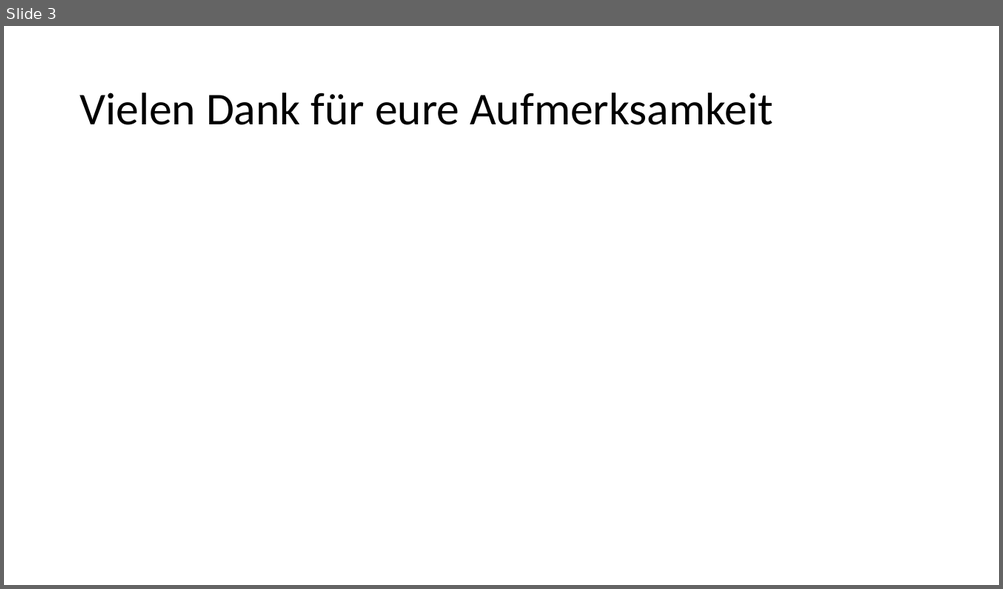
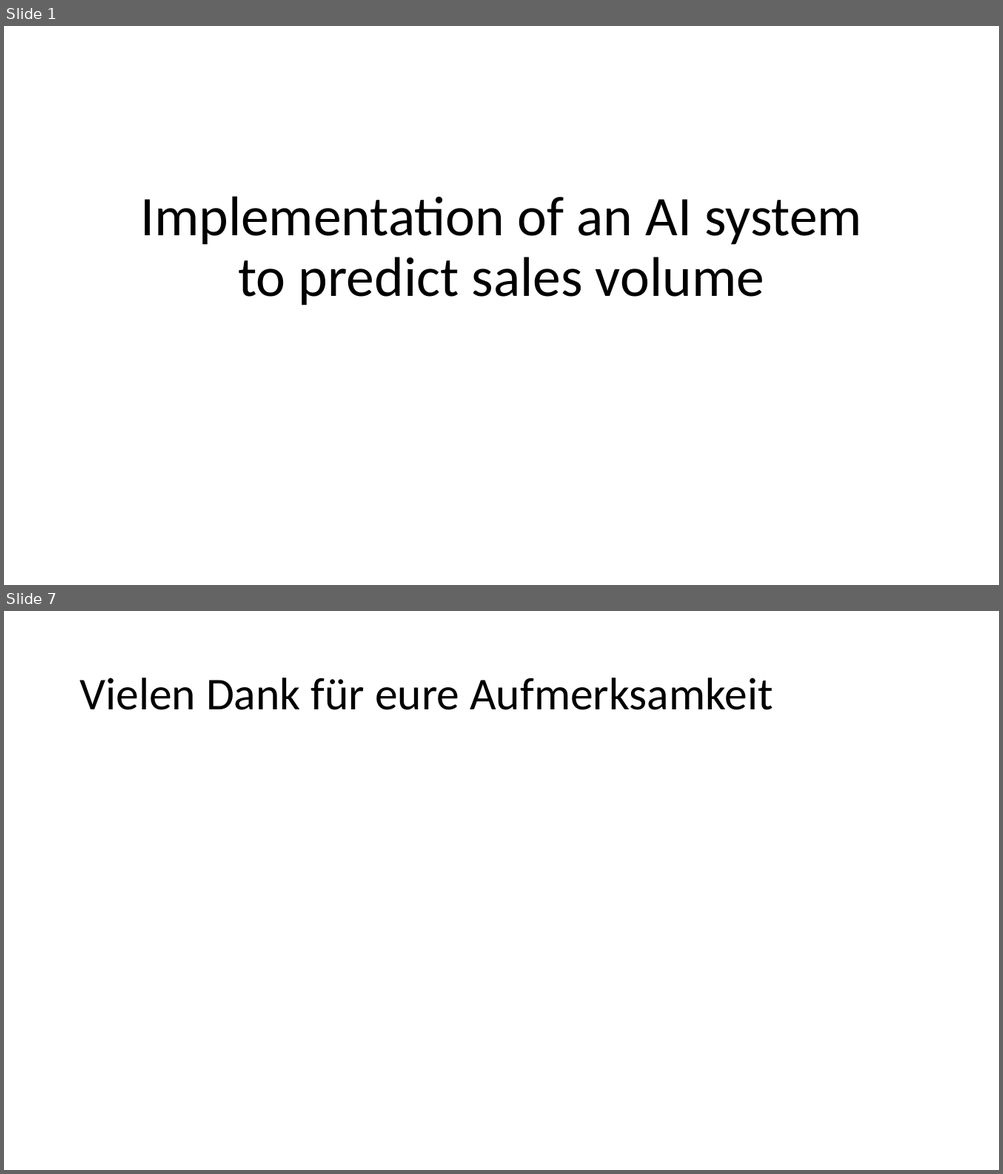
Before and after one commit to AndreasNeuhierl/InnoMgmt, a slide deck: PPT_KI_Innovation.pptx. Shown one above the other, each under a label of ours: slide 3 before the commit, slides 1 and 7 after it; the slides between them are not shown. The pictures are 1003x589 and 1003x1174 pixels, drawn with LibreOffice and Linux fonts; fonts in the diff are those of the drawing. Boxes give left, top, right and bottom in pixels: in the first picture for what was removed or moved away, otherwise in the second. Text is boxed around its words. In the diff, an @@ line names an element or a change of style, - is before the commit and + after.

```diff
--- a/PPT_KI_Innovation.pptx
+++ b/PPT_KI_Innovation.pptx
@@ slide 1 added at box(4, 26, 999, 585), background #FFFFFF @@
@@ title added at box(140, 196, 862, 306), 54 pt, text #000000 @@
+Implementation of an AI system to predict sales volume
@@ what was slide 3 is now slide 7 @@
```
Also in this commit, not shown: 1 slide changed, 4 other slides added, 1 slide removed, 1 other file.
